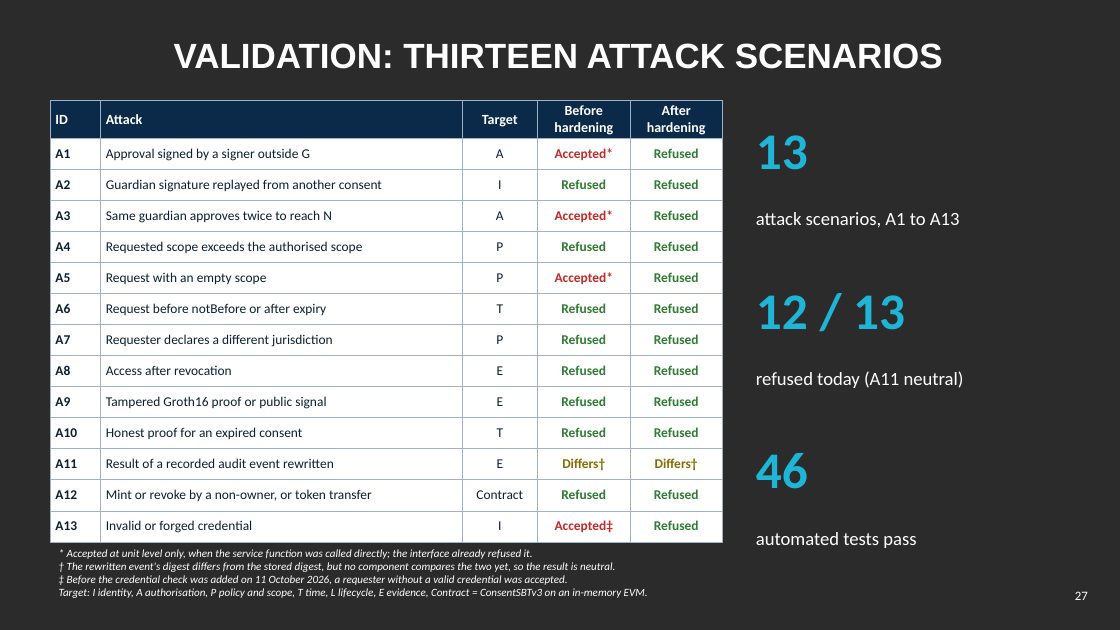
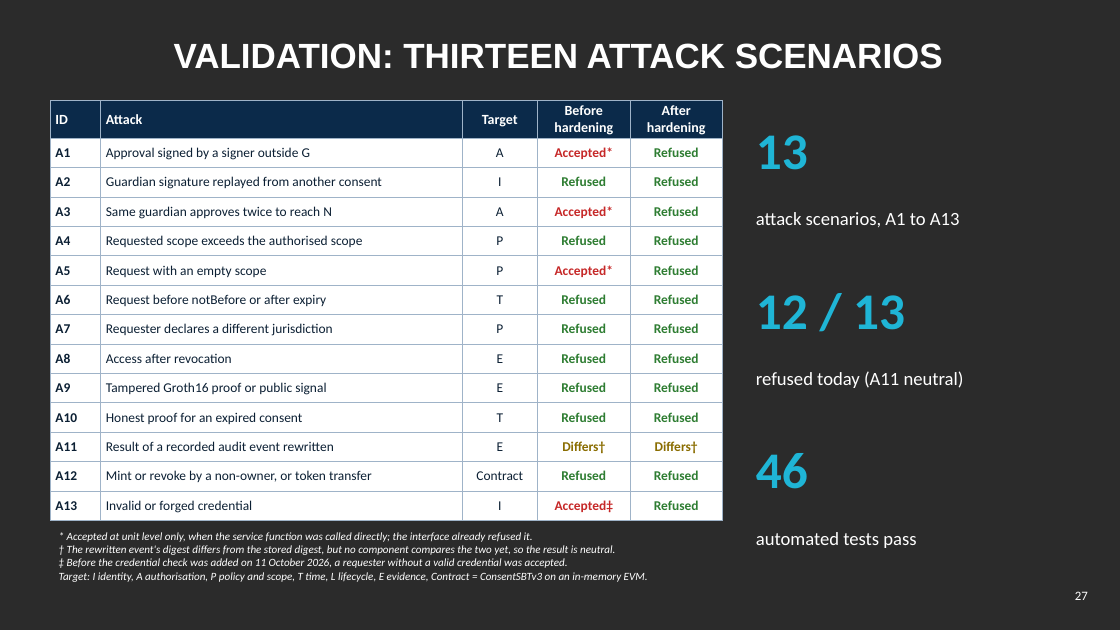
Before and after one commit to yasir12345678900/HealthRWA-Sepolia-Personal-try, a slide deck: slide 27 of docs/Yasir_Candidature_Reassessment_Slides_Simple.pptx. Drawn at 1120x630 pixels with LibreOffice and Linux fonts; fonts in the diff are those of the drawing; background and template pictures are left out; a plain dark background stands for a picture behind light text. Boxes give left, top, right and bottom in pixels: in the first picture for what was removed or moved away, otherwise in the second. Text is boxed around its words. In the diff, an @@ line names an element or a change of style, - is before the commit and + after.

```diff
--- a/docs/Yasir_Candidature_Reassessment_Slides_Simple.pptx
+++ b/docs/Yasir_Candidature_Reassessment_Slides_Simple.pptx
@@ table: place and size @@
-table at bbox=[50, 101, 723, 537]
+table at bbox=[50, 101, 723, 517]
@@ text "* Accepted at unit level ...": place and size @@
-text "* Accepted at unit level ..." at bbox=[59, 549, 648, 598]
+text "* Accepted at unit level ..." at bbox=[59, 532, 648, 582]
```
Also in this commit, not shown: 1 other file.
